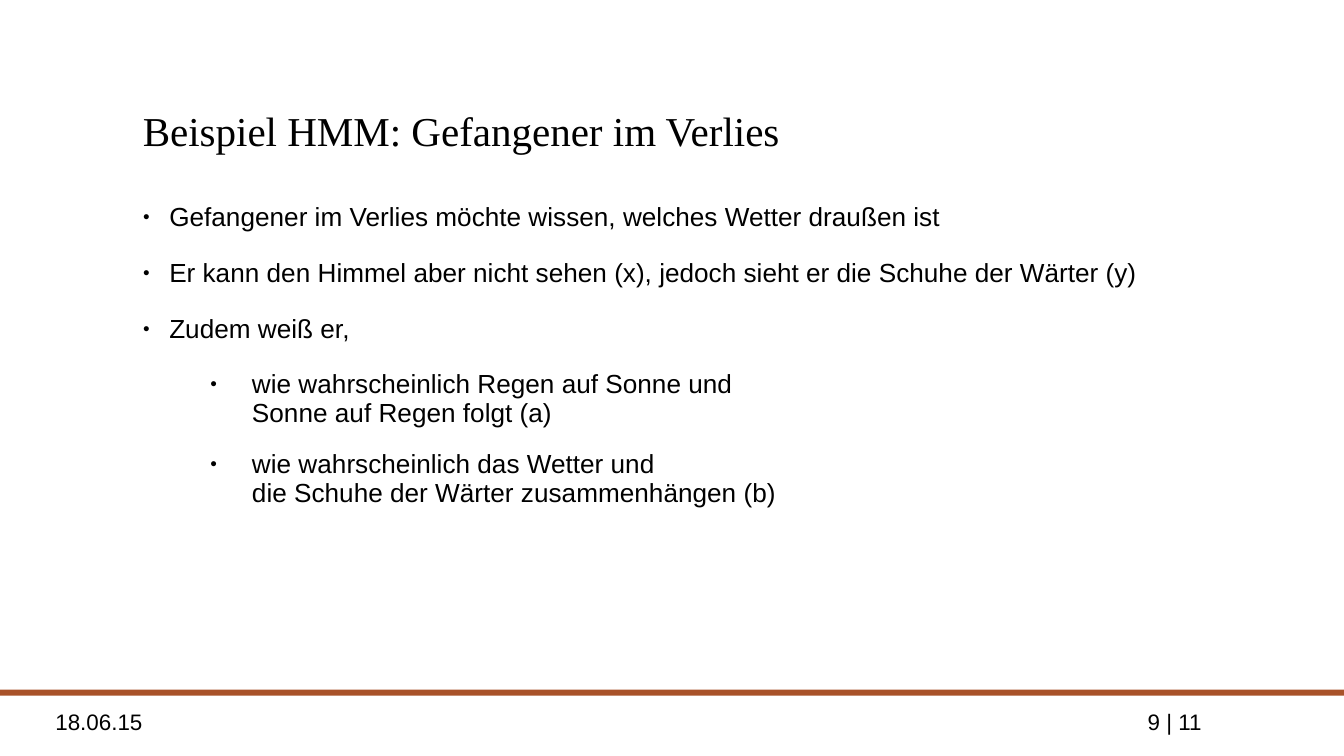
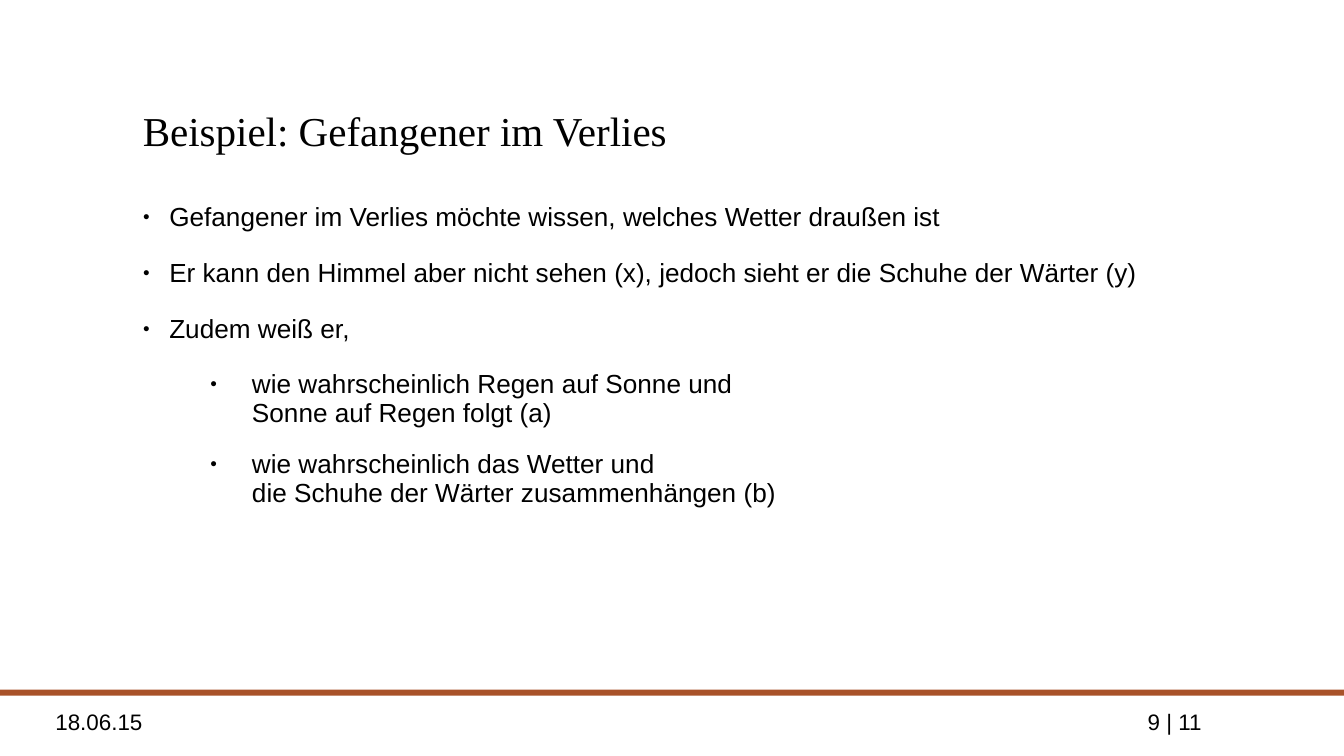
Before and after one commit to ppasler/Formale-Methoden-HMM, a slide deck: slide 9 of presentation/hidden_markov_pasler.odp. Drawn at 1344x756 pixels with LibreOffice and Linux fonts; fonts in the diff are those of the drawing; background and template pictures are left out. Boxes give left, top, right and bottom in pixels: in the first picture for what was removed or moved away, otherwise in the second. Text is boxed around its words. In the diff, an @@ line names an element or a change of style, - is before the commit and + after.

```diff
--- a/presentation/hidden_markov_pasler.odp
+++ b/presentation/hidden_markov_pasler.odp
@@ title at bbox=[143, 117, 667, 154]: text changed @@
-Beispiel HMM: Gefangener im Verlies
+Beispiel: Gefangener im Verlies
```
Also in this commit, not shown: 4 other slides changed, 5 slides added, 3 other files.
